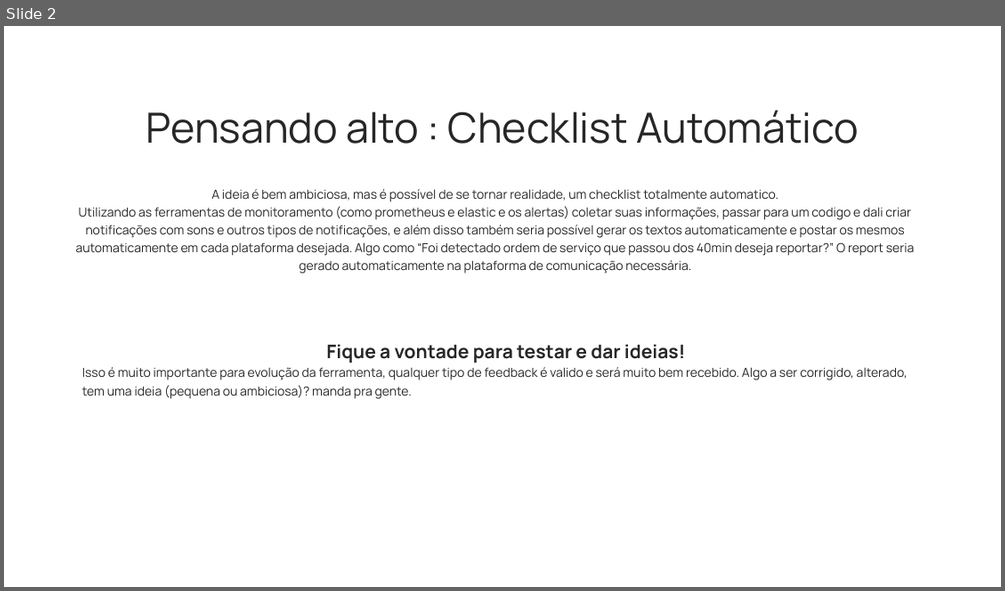
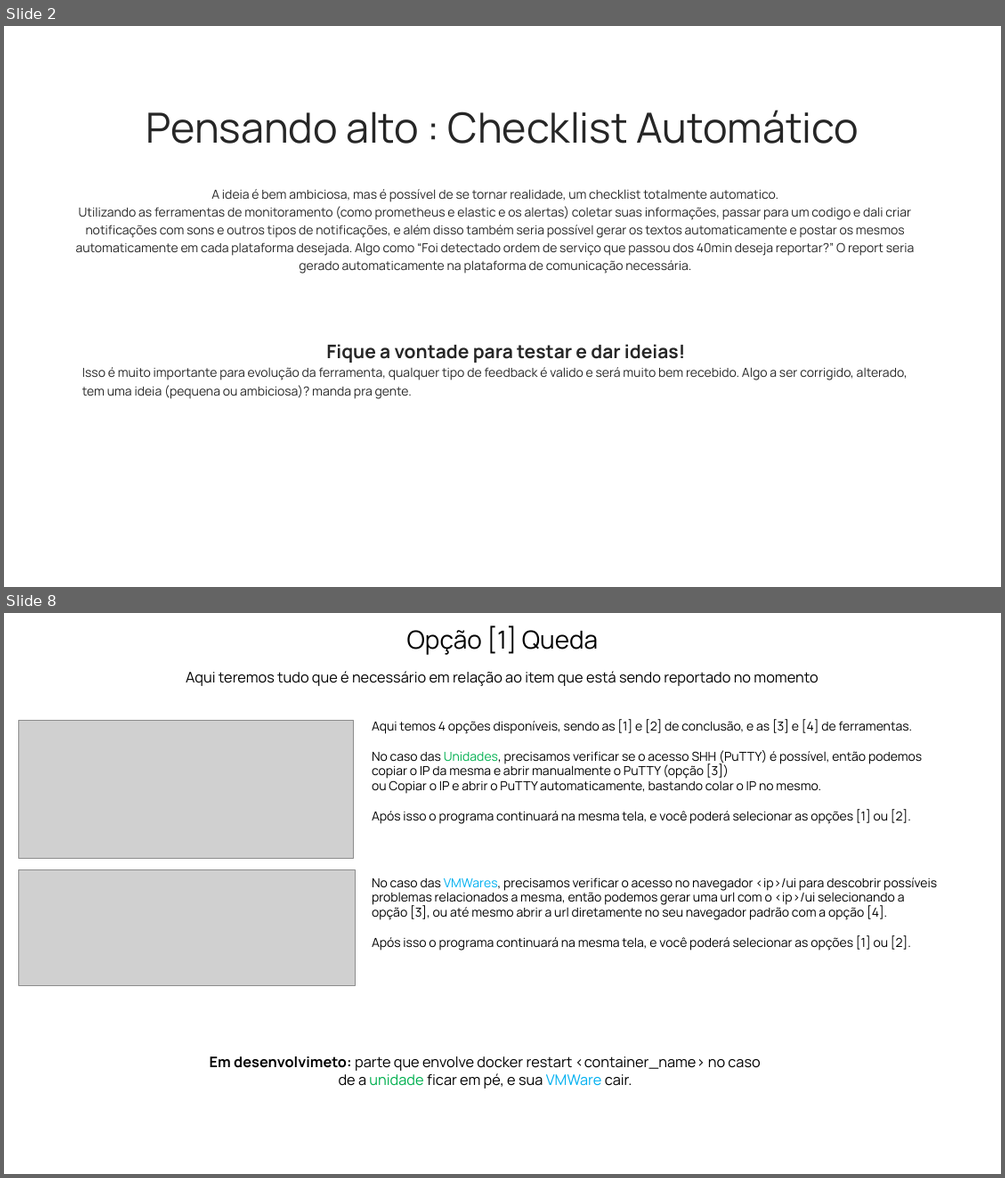
Before and after one commit to zMatheus222/Legacy-AZReports, a slide deck: azreports.pptx. Shown one above the other, each under a label of ours: slide 2 before the commit, slides 2 and 8 after it; the slides between them are not shown. The pictures are 1005x591 and 1005x1178 pixels, drawn with LibreOffice and Linux fonts; fonts in the diff are those of the drawing; grey boxes stand for pictures. Boxes give left, top, right and bottom in pixels: in the first picture for what was removed or moved away, otherwise in the second. Text is boxed around its words. In the diff, an @@ line names an element or a change of style, - is before the commit and + after.

```diff
--- a/azreports.pptx
+++ b/azreports.pptx
@@ slide 8 added at box(4, 613, 1001, 1174), background #FFFFFF @@
@@ text added at box(407, 625, 598, 655), 24 pt, text #000000 @@
+Opção [1] Queda
@@ text added at box(186, 671, 817, 686), 14 pt, text #000000 @@
+Aqui teremos tudo que é necessário em relação ao item que está sendo reportado no momento
@@ text added at box(372, 719, 922, 824), 12 pt, text #000000 @@
+Aqui temos 4 opções disponíveis, sendo as [1] e [2] de conclusão, e as [3] e [4] de ferramentas.
+No caso das Unidades, precisamos verificar se o acesso SHH (PuTTY) é possível, então podemos copiar o IP da mesma e abrir manualmente o PuTTY (opção [3])
+ou Copiar o IP e abrir o PuTTY automaticamente, bastando colar o IP no mesmo.
+Após isso o programa continuará na mesma tela, e você poderá selecionar as opções [1] ou [2].
@@ picture added at box(19, 720, 354, 858) @@
@@ picture added at box(19, 869, 355, 985) @@
@@ text added at box(372, 877, 937, 950), 12 pt, text #000000 @@
+No caso das VMWares, precisamos verificar o acesso no navegador <ip>/ui para descobrir possíveis problemas relacionados a mesma, então podemos gerar uma url com o <ip>/ui selecionando a opção [3], ou até mesmo abrir a url diretamente no seu navegador padrão com a opção [4].
+Após isso o programa continuará na mesma tela, e você poderá selecionar as opções [1] ou [2].
@@ text added at box(210, 1056, 760, 1088), 14 pt, text #000000 @@
+Em desenvolvimeto: parte que envolve docker restart <container_name> no caso de a unidade ficar em pé, e sua VMWare cair.
```
Also in this commit, not shown: 2 other slides changed, 5 other slides added, 8 other files.
